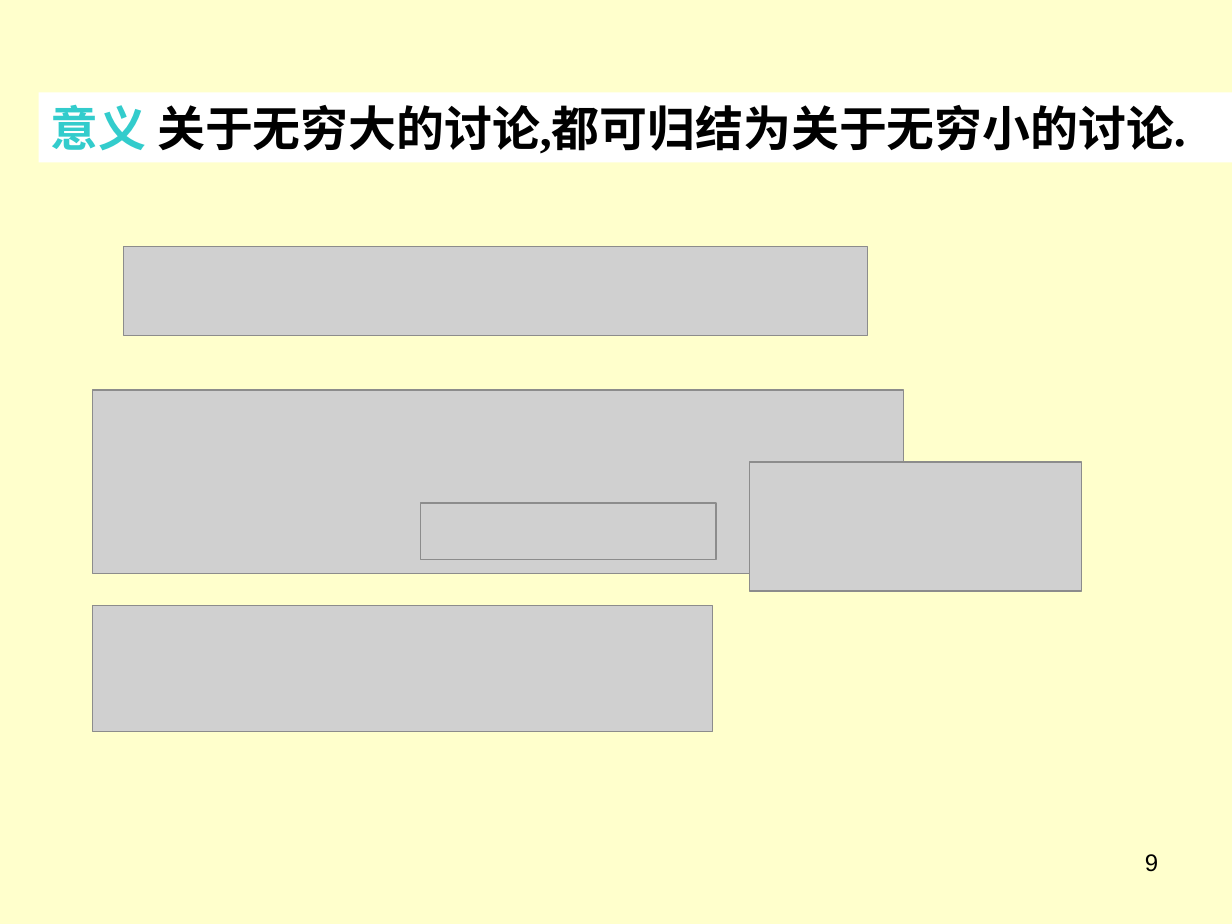
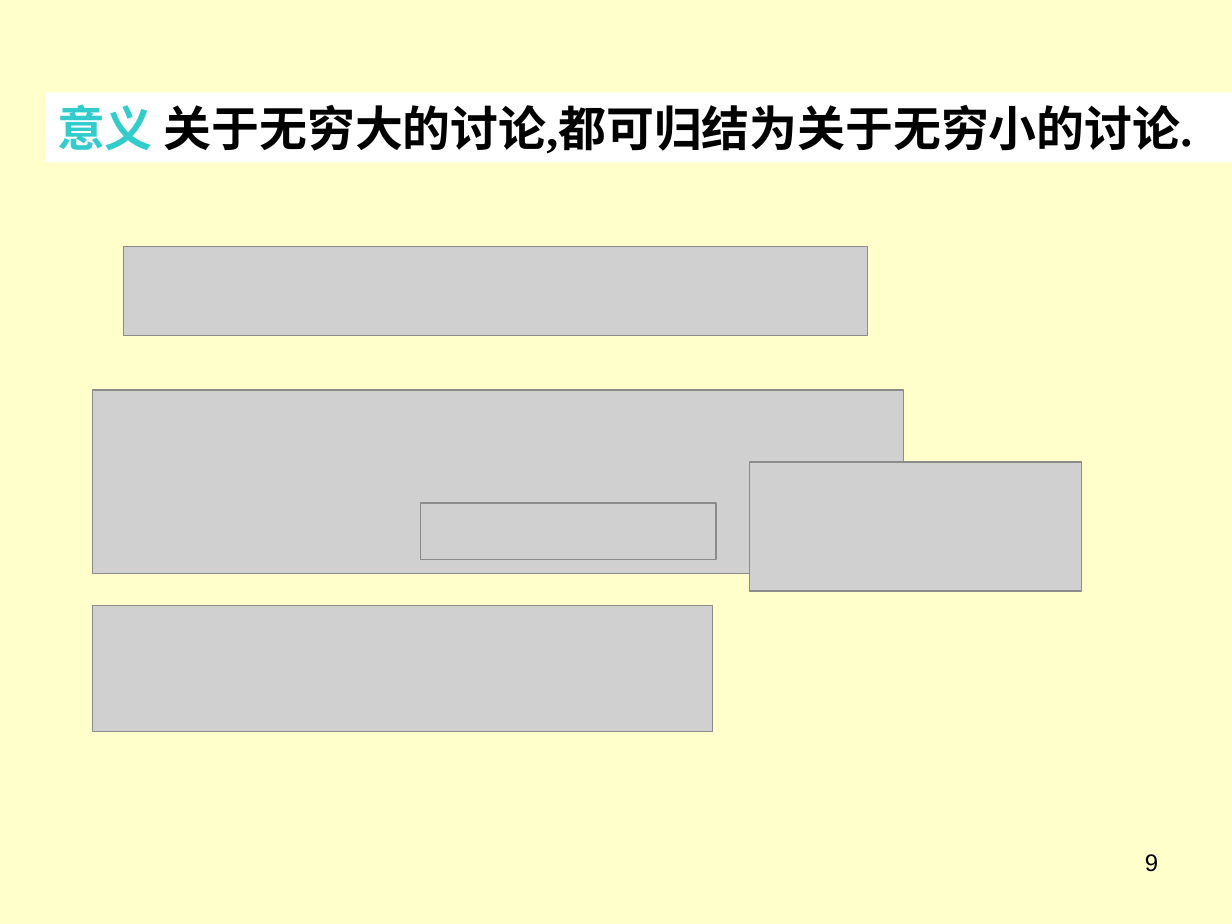
Before and after one commit to GreenDamTan/SCUT14MathGrade1FilesCollection, a slide deck: slide 9 of 数学分析/2-5 函数值趋于无穷远的情形.ppt. Drawn at 1232x924 pixels with LibreOffice and Linux fonts; fonts in the diff are those of the drawing; grey boxes stand for pictures. Boxes give left, top, right and bottom in pixels: in the first picture for what was removed or moved away, otherwise in the second. Text is boxed around its words. In the diff, an @@ line names an element or a change of style, - is before the commit and + after.

```diff
--- a/数学分析/2-5 函数值趋于无穷远的情形.ppt
+++ b/数学分析/2-5 函数值趋于无穷远的情形.ppt
@@ rectangle "意义 关于无穷大的讨论,都可归结为关于无穷小的讨论.": place and size @@
-rectangle "意义 关于无穷大的讨论,都可归结为关于无穷小的讨论." at <box>38,92,1232,163</box>
+rectangle "意义 关于无穷大的讨论,都可归结为关于无穷小的讨论." at <box>46,92,1232,163</box>
```
Also in this commit, not shown: 1 other slide changed, 2 other files.
